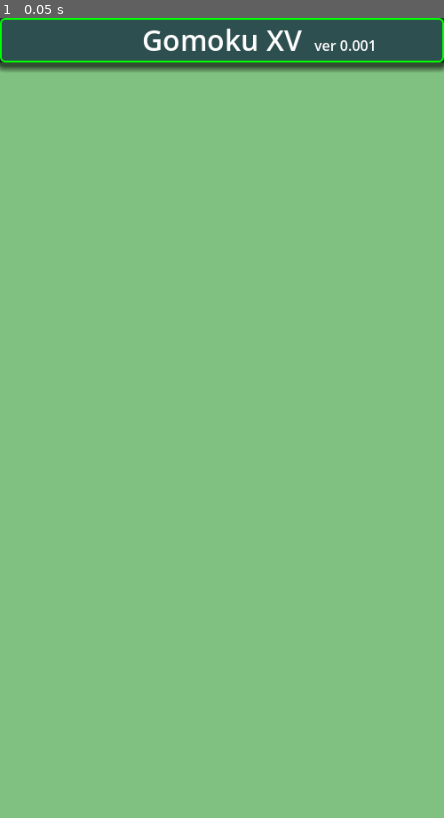
Above: before the commit, frame 1.
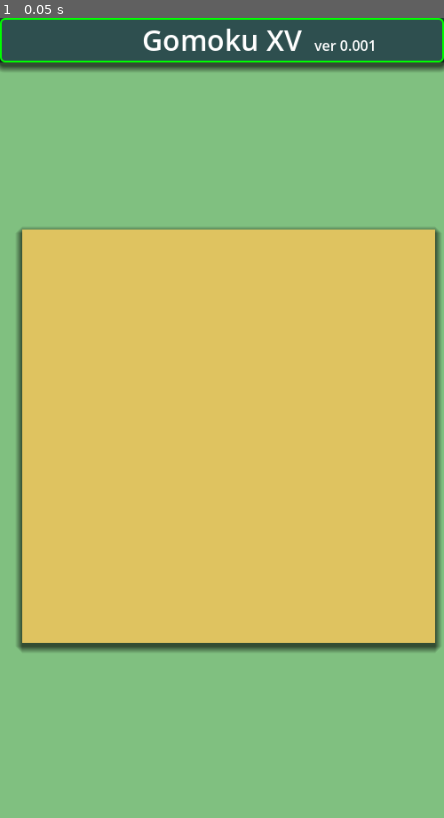
Above: after the commit, the same moment.

Repository: vivisuke/Gomoku15
Game: Godot game, scene res://main_scene.tscn
Two runs of this game, one before a commit and one after it. Both use one fixed random seed, a clock stepped at 60 frames per second and the inputs below.
Inputs:
- Up to frame 1 (0.05 s): no input

The runs differ from the first frame. In frame 1, 51% of the frame differs, in the area x 3-100%, y 26-80%.

Commit message:
0004 ◎ C 09/22 09/22 0.001│ToDo│盤面 ColorRect 設置

Diff:
--- a/Gomoku15/main_scene.tscn
+++ b/Gomoku15/main_scene.tscn
@@ -1,6 +1,8 @@
-[gd_scene load_steps=2 format=3 uid="uid://bd7il1mdi2odp"]
+[gd_scene load_steps=4 format=3 uid="uid://bd7il1mdi2odp"]
 
 [ext_resource type="Script" path="res://scripts/TitleBar.gd" id="1_1clxt"]
+[ext_resource type="Script" path="res://scripts/Board.gd" id="2_7ojb1"]
+[ext_resource type="Script" path="res://scripts/Grid.gd" id="3_wqwvs"]
 
 [node name="MainScene" type="Node2D"]
 
@@ -31,3 +33,18 @@
 offset_right = 424.0
 offset_bottom = 45.0
 text = "ver 0.001"
+
+[node name="Board" type="ColorRect" parent="."]
+offset_left = 25.0
+offset_top = 238.0
+offset_right = 490.0
+offset_bottom = 703.0
+color = Color(0.87451, 0.764706, 0.376471, 1)
+script = ExtResource("2_7ojb1")
+
+[node name="Grid" type="ColorRect" parent="Board"]
+layout_mode = 0
+offset_right = 40.0
+offset_bottom = 40.0
+color = Color(1, 1, 1, 0)
+script = ExtResource("3_wqwvs")
--- /dev/null
+++ b/Gomoku15/scripts/Board.gd
@@ -0,0 +1,12 @@
+extends ColorRect
+
+func _ready():
+	pass # Replace with function body.
+func _process(delta):
+	pass
+func _draw():
+	var style_box = StyleBoxFlat.new()      # 影、ボーダなどを描画するための矩形スタイルオブジェクト
+	style_box.bg_color = color			   # 矩形背景色
+	style_box.shadow_offset = Vector2(0, 4)     # 影オフセット
+	style_box.shadow_size = 8                   # 影（ぼかし）サイズ
+	draw_style_box(style_box, Rect2(Vector2(0, 0), self.size))      # style_box に設定した矩形を描画
--- /dev/null
+++ b/Gomoku15/scripts/Grid.gd
@@ -0,0 +1,11 @@
+extends ColorRect
+
+
+# Called when the node enters the scene tree for the first time.
+func _ready():
+	pass # Replace with function body.
+
+
+# Called every frame. 'delta' is the elapsed time since the previous frame.
+func _process(delta):
+	pass
Not shown, changed: Gomoku15.spr
